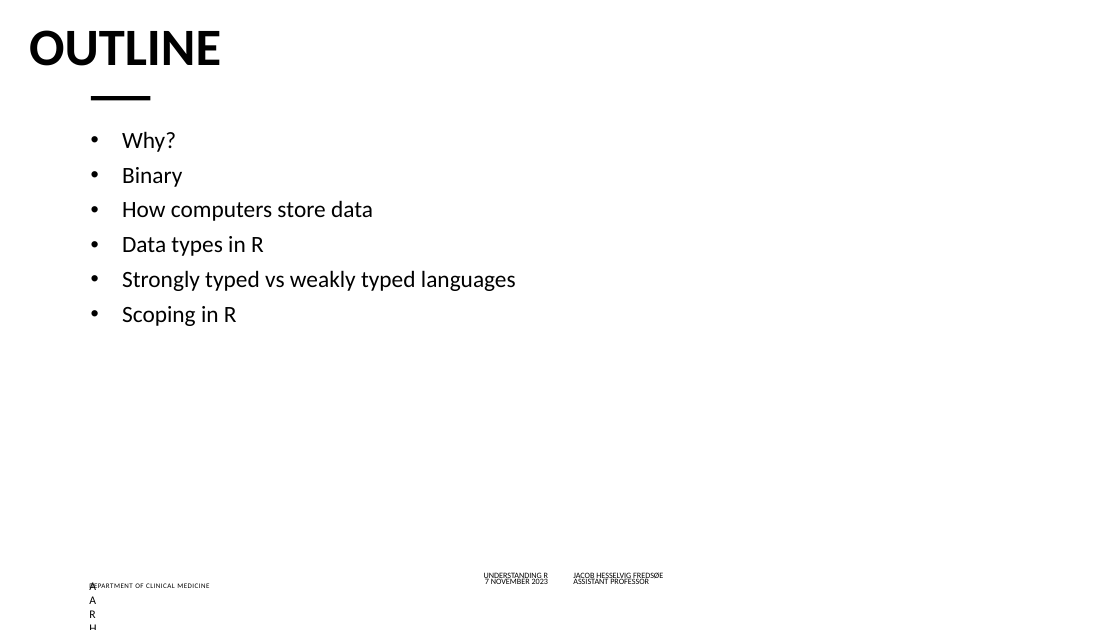
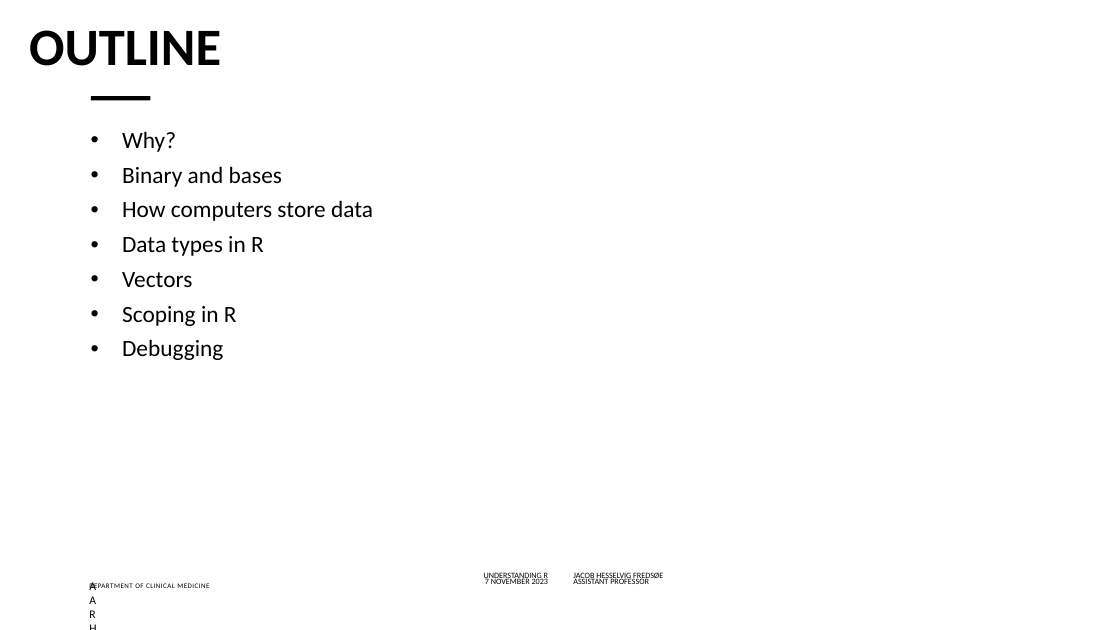
Before and after one commit to jacobfredsoee/MOMAR, a slide deck: slide 2 of 01_files/01 understanding R.pptx. Drawn at 1120x630 pixels with LibreOffice and Linux fonts; fonts in the diff are those of the drawing; background and template pictures are left out. Boxes give left, top, right and bottom in pixels: in the first picture for what was removed or moved away, otherwise in the second. Text is boxed around its words. In the diff, an @@ line names an element or a change of style, - is before the commit and + after.

```diff
--- a/01_files/01 understanding R.pptx
+++ b/01_files/01 understanding R.pptx
@@ text at [122,166,282,187]: text changed @@
-• Binary
+• Binary and bases
@@ text at [122,272,192,287]: text changed @@
-• Strongly typed vs weakly typed languages
+• Vectors
@@ text at [122,339,223,360]: paragraph added @@
+• Debugging
```
Also in this commit, not shown: 2 other slides changed, 14 slides added, 3 other files.
